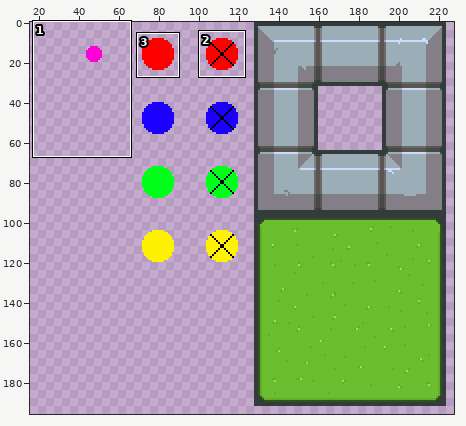
Pixel-art file, stored at snake/assets/snake2.ase. Above, an overview of the earlier version with the close-up marked.
Close-up. Before:
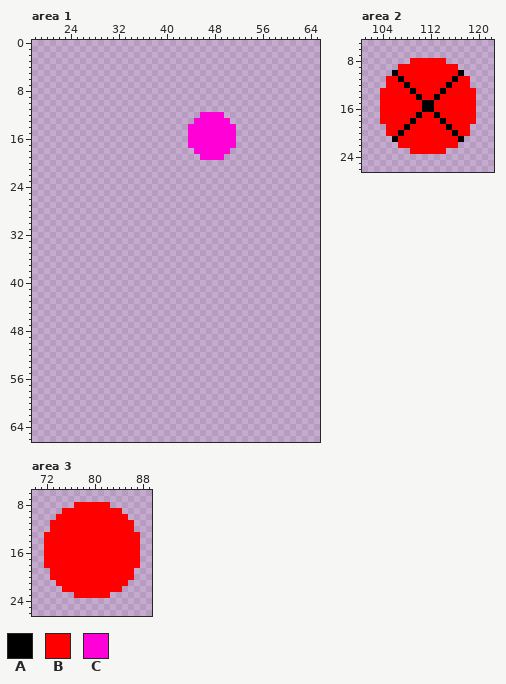
256x256 pixels, 1 frame. Shown: area 1: x 18..65, y 0..66; area 2: x 101..122, y 5..26; area 3: x 70..89, y 6..26. The wide view leaves out empty margins. The commit also changed other parts of the picture, which this record leaves out.
Palette (. is transparent): A #000000  B #ff0000  C #ff00d7
Pixels before, area 1 (only the part around the change), first column x 18:
 0 ................................................
 1 ................................................
 2 ................................................
 3 ................................................
 4 ................................................
 5 ................................................
 6 ................................................
 7 ................................................
 8 ................................................
 9 ................................................
10 ................................................
11 ................................................
12 ............................CCCC................
13 ...........................CCCCCC...............
14 ..........................CCCCCCCC..............
15 ..........................CCCCCCCC..............
16 ..........................CCCCCCCC..............
17 ..........................CCCCCCCC..............
18 ...........................CCCCCC...............
19 ............................CCCC................
20 ................................................
21 ................................................
22 ................................................
23 ................................................
24 ................................................
25 ................................................
26 ................................................
27 ................................................
28 ................................................
29 ................................................
30 ................................................
31 ................................................
32 ................................................
33 ................................................
34 ................................................
35 ................................................
36 ................................................
37 ................................................
38 ................................................
39 ................................................
40 ................................................
41 ................................................
42 ................................................
43 ................................................
44 ................................................
45 ................................................
46 ................................................
47 ................................................
48 ................................................
49 ................................................
50 ................................................
51 ................................................
52 ................................................
53 ................................................
54 ................................................
55 ................................................
56 ................................................
57 ................................................
58 ................................................
59 ................................................
60 ................................................
61 ................................................
62 ................................................
63 ................................................
64 ................................................
65 ................................................
66 ................................................
Pixels before, area 2, first column x 104:
 8 .....BBBBBB.....
 9 ...BBBBBBBBBB...
10 ..ABBBBBBBBBBA..
11 .BBABBBBBBBBABB.
12 .BBBABBBBBBABBB.
13 BBBBBABBBBABBBBB
14 BBBBBBABBABBBBBB
15 BBBBBBBAABBBBBBB
16 BBBBBBBAABBBBBBB
17 BBBBBBABBABBBBBB
18 BBBBBABBBBABBBBB
19 .BBBABBBBBBABBB.
20 .BBABBBBBBBBABB.
21 ..ABBBBBBBBBBA..
22 ...BBBBBBBBBB...
23 .....BBBBBB.....
Pixels before, area 3, first column x 72:
 8 .....BBBBBB.....
 9 ...BBBBBBBBBB...
10 ..BBBBBBBBBBBB..
11 .BBBBBBBBBBBBBB.
12 .BBBBBBBBBBBBBB.
13 BBBBBBBBBBBBBBBB
14 BBBBBBBBBBBBBBBB
15 BBBBBBBBBBBBBBBB
16 BBBBBBBBBBBBBBBB
17 BBBBBBBBBBBBBBBB
18 BBBBBBBBBBBBBBBB
19 .BBBBBBBBBBBBBB.
20 .BBBBBBBBBBBBBB.
21 ..BBBBBBBBBBBB..
22 ...BBBBBBBBBB...
23 .....BBBBBB.....
Now the later version:
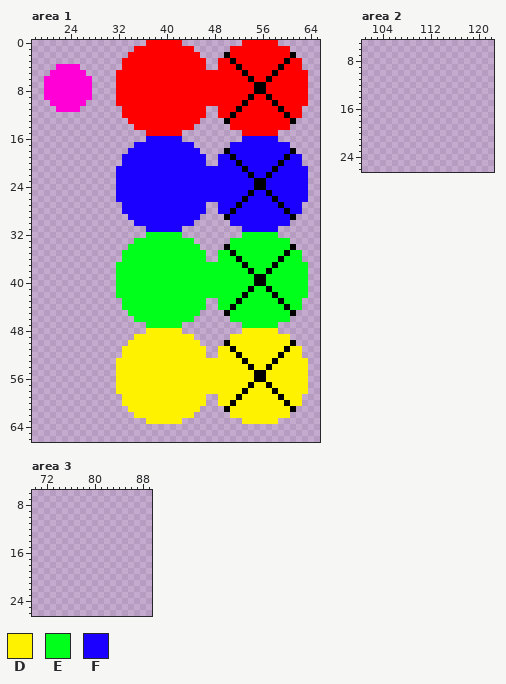
Colours new in this view: D #fff200  E #00ff1b  F #1b00ff
Edits made:
Area 1:
y 0: x 37..42 ...... -> BBBBBB; x 53..58 ...... -> BBBBBB
y 1: x 35..44 .......... -> BBBBBBBBBB; x 51..60 .......... -> BBBBBBBBBB
y 2: x 34..45 ............ -> BBBBBBBBBBBB; x 50..61 ............ -> ABBBBBBBBBBA
y 3: x 33..46 .............. -> BBBBBBBBBBBBBB; x 49..62 .............. -> BBABBBBBBBBABB
y 4: x 22..25 .... -> CCCC; x 33..46 .............. -> BBBBBBBBBBBBBB; x 49..62 .............. -> BBBABBBBBBABBB
y 5: x 21..26 ...... -> CCCCCC; x 32..63 ................................ -> BBBBBBBBBBBBBBBBBBBBBABBBBABBBBB
y 6: x 20..27 ........ -> CCCCCCCC; x 32..63 ................................ -> BBBBBBBBBBBBBBBBBBBBBBABBABBBBBB
y 7..8: x 20..27 ........ -> CCCCCCCC; x 32..63 ................................ -> BBBBBBBBBBBBBBBBBBBBBBBAABBBBBBB
y 9: x 20..27 ........ -> CCCCCCCC; x 32..63 ................................ -> BBBBBBBBBBBBBBBBBBBBBBABBABBBBBB
y 10: x 21..26 ...... -> CCCCCC; x 32..63 ................................ -> BBBBBBBBBBBBBBBBBBBBBABBBBABBBBB
y 11: x 22..25 .... -> CCCC; x 33..46 .............. -> BBBBBBBBBBBBBB; x 49..62 .............. -> BBBABBBBBBABBB
y 12: x 33..62 .............CCCC............. -> BBBBBBBBBBBBBB..BBABBBBBBBBABB
y 13: x 34..61 ...........CCCCCC........... -> BBBBBBBBBBBB....ABBBBBBBBBBA
y 14: x 35..60 .........CCCCCCCC......... -> BBBBBBBBBB......BBBBBBBBBB
y 15: x 37..42 ...... -> BBBBBB; x 44..51 CCCCCCCC -> ........; x 53..58 ...... -> BBBBBB
y 16: x 37..42 ...... -> FFFFFF; x 44..51 CCCCCCCC -> ........; x 53..58 ...... -> FFFFFF
y 17: x 35..60 .........CCCCCCCC......... -> FFFFFFFFFF......FFFFFFFFFF
y 18: x 34..61 ...........CCCCCC........... -> FFFFFFFFFFFF....AFFFFFFFFFFA
y 19: x 33..62 .............CCCC............. -> FFFFFFFFFFFFFF..FFAFFFFFFFFAFF
y 20: x 33..46 .............. -> FFFFFFFFFFFFFF; x 49..62 .............. -> FFFAFFFFFFAFFF
y 21: x 32..63 ................................ -> FFFFFFFFFFFFFFFFFFFFFAFFFFAFFFFF
y 22: x 32..63 ................................ -> FFFFFFFFFFFFFFFFFFFFFFAFFAFFFFFF
y 23..24: x 32..63 ................................ -> FFFFFFFFFFFFFFFFFFFFFFFAAFFFFFFF
y 25: x 32..63 ................................ -> FFFFFFFFFFFFFFFFFFFFFFAFFAFFFFFF
y 26: x 32..63 ................................ -> FFFFFFFFFFFFFFFFFFFFFAFFFFAFFFFF
y 27: x 33..46 .............. -> FFFFFFFFFFFFFF; x 49..62 .............. -> FFFAFFFFFFAFFF
y 28: x 33..46 .............. -> FFFFFFFFFFFFFF; x 49..62 .............. -> FFAFFFFFFFFAFF
y 29: x 34..45 ............ -> FFFFFFFFFFFF; x 50..61 ............ -> AFFFFFFFFFFA
y 30: x 35..44 .......... -> FFFFFFFFFF; x 51..60 .......... -> FFFFFFFFFF
y 31: x 37..42 ...... -> FFFFFF; x 53..58 ...... -> FFFFFF
y 32: x 37..42 ...... -> EEEEEE; x 53..58 ...... -> EEEEEE
y 33: x 35..44 .......... -> EEEEEEEEEE; x 51..60 .......... -> EEEEEEEEEE
y 34: x 34..45 ............ -> EEEEEEEEEEEE; x 50..61 ............ -> AEEEEEEEEEEA
y 35: x 33..46 .............. -> EEEEEEEEEEEEEE; x 49..62 .............. -> EEAEEEEEEEEAEE
y 36: x 33..46 .............. -> EEEEEEEEEEEEEE; x 49..62 .............. -> EEEAEEEEEEAEEE
y 37: x 32..63 ................................ -> EEEEEEEEEEEEEEEEEEEEEAEEEEAEEEEE
y 38: x 32..63 ................................ -> EEEEEEEEEEEEEEEEEEEEEEAEEAEEEEEE
y 39..40: x 32..63 ................................ -> EEEEEEEEEEEEEEEEEEEEEEEAAEEEEEEE
y 41: x 32..63 ................................ -> EEEEEEEEEEEEEEEEEEEEEEAEEAEEEEEE
y 42: x 32..63 ................................ -> EEEEEEEEEEEEEEEEEEEEEAEEEEAEEEEE
y 43: x 33..46 .............. -> EEEEEEEEEEEEEE; x 49..62 .............. -> EEEAEEEEEEAEEE
y 44: x 33..46 .............. -> EEEEEEEEEEEEEE; x 49..62 .............. -> EEAEEEEEEEEAEE
y 45: x 34..45 ............ -> EEEEEEEEEEEE; x 50..61 ............ -> AEEEEEEEEEEA
y 46: x 35..44 .......... -> EEEEEEEEEE; x 51..60 .......... -> EEEEEEEEEE
y 47: x 37..42 ...... -> EEEEEE; x 53..58 ...... -> EEEEEE
y 48: x 37..42 ...... -> DDDDDD; x 53..58 ...... -> DDDDDD
y 49: x 35..44 .......... -> DDDDDDDDDD; x 51..60 .......... -> DDDDDDDDDD
y 50: x 34..45 ............ -> DDDDDDDDDDDD; x 50..61 ............ -> ADDDDDDDDDDA
y 51: x 33..46 .............. -> DDDDDDDDDDDDDD; x 49..62 .............. -> DDADDDDDDDDADD
y 52: x 33..46 .............. -> DDDDDDDDDDDDDD; x 49..62 .............. -> DDDADDDDDDADDD
y 53: x 32..63 ................................ -> DDDDDDDDDDDDDDDDDDDDDADDDDADDDDD
y 54: x 32..63 ................................ -> DDDDDDDDDDDDDDDDDDDDDDADDADDDDDD
y 55..56: x 32..63 ................................ -> DDDDDDDDDDDDDDDDDDDDDDDAADDDDDDD
y 57: x 32..63 ................................ -> DDDDDDDDDDDDDDDDDDDDDDADDADDDDDD
y 58: x 32..63 ................................ -> DDDDDDDDDDDDDDDDDDDDDADDDDADDDDD
y 59: x 33..46 .............. -> DDDDDDDDDDDDDD; x 49..62 .............. -> DDDADDDDDDADDD
y 60: x 33..46 .............. -> DDDDDDDDDDDDDD; x 49..62 .............. -> DDADDDDDDDDADD
y 61: x 34..45 ............ -> DDDDDDDDDDDD; x 50..61 ............ -> ADDDDDDDDDDA
y 62: x 35..44 .......... -> DDDDDDDDDD; x 51..60 .......... -> DDDDDDDDDD
y 63: x 37..42 ...... -> DDDDDD; x 53..58 ...... -> DDDDDD
Area 2:
y 8: x 109..114 BBBBBB -> ......
y 9: x 107..116 BBBBBBBBBB -> ..........
y 10: x 106..117 ABBBBBBBBBBA -> ............
y 11: x 105..118 BBABBBBBBBBABB -> ..............
y 12: x 105..118 BBBABBBBBBABBB -> ..............
y 13: x 104..119 BBBBBABBBBABBBBB -> ................
y 14: x 104..119 BBBBBBABBABBBBBB -> ................
y 15..16: x 104..119 BBBBBBBAABBBBBBB -> ................
y 17: x 104..119 BBBBBBABBABBBBBB -> ................
y 18: x 104..119 BBBBBABBBBABBBBB -> ................
y 19: x 105..118 BBBABBBBBBABBB -> ..............
y 20: x 105..118 BBABBBBBBBBABB -> ..............
y 21: x 106..117 ABBBBBBBBBBA -> ............
y 22: x 107..116 BBBBBBBBBB -> ..........
y 23: x 109..114 BBBBBB -> ......
Area 3:
y 8: x 77..82 BBBBBB -> ......
y 9: x 75..84 BBBBBBBBBB -> ..........
y 10: x 74..85 BBBBBBBBBBBB -> ............
y 11..12: x 73..86 BBBBBBBBBBBBBB -> ..............
y 13..18: x 72..87 BBBBBBBBBBBBBBBB -> ................
y 19..20: x 73..86 BBBBBBBBBBBBBB -> ..............
y 21: x 74..85 BBBBBBBBBBBB -> ............
y 22: x 75..84 BBBBBBBBBB -> ..........
y 23: x 77..82 BBBBBB -> ......
Where, in picture pixels (left, top, right, bottom), the same in both close-ups:
changed: (44, 40, 308, 424)
erased: (380, 58, 476, 154)
erased: (44, 502, 140, 598)
